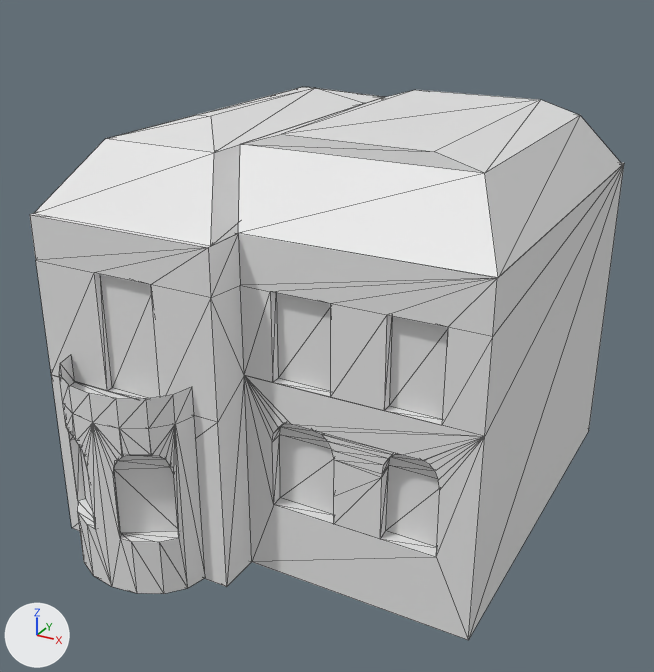
An edit to the glTF model assets/models/building/building.0.glb, drawn before and after from the same camera.
Both versions are drawn from a camera (50 mm lens) standing at (9.54, -18.36, 13.38) and looking at (-0.17, -0.71, 4.55). The lights are fixed; the arrows at lower left show +X, +Y and +Z. Mesh edges are drawn as thin lines. Vertices at the same position are counted once.
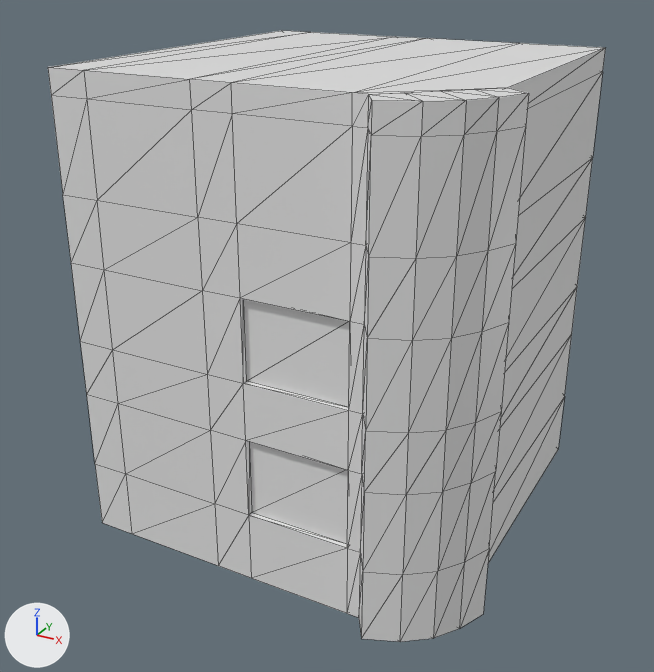
Commit message: Buildings updated

What differs and where, as boxes [x1, y1, x2, y2] in the pictures (654 x 672 px):
'Cube', reshaped, moved, rescaled (6% narrower, 10% taller): before [30, 87, 624, 640]; after [48, 31, 606, 642]
part 1 of me_cube_001, rebuilt (6% narrower, 28% taller): before [30, 163, 624, 640]; after [48, 31, 606, 642]
part 2 of me_cube_001, deleted: before [59, 355, 205, 594]
part 3 of me_cube_001, deleted: before [34, 87, 384, 246]
part 4 of me_cube_001, deleted: before [239, 90, 622, 278]

Edits to the bpy script that builds the scene:
```text
Add mat_material:
    mat_material = principled_material('Material')
    mat_material.base_color = (0.8, 0.8, 0.8)  # white #e7e7e7
    mat_material.roughness = 0.4
Change me_cube_001:
    used by ob_cube; location = (0.0, 0.99, 4.0)
    remove me_cube_001.from_pydata(...)  # 208 vertices, 399 faces; spans x -5.0..5.01, y -7.27..5.01, z -4.0..5.78
    add me_cube_001.from_pydata(...)  # 176 vertices, 376 faces; spans x -4.5..5.0, y -5.04..4.5, z -5.0..5.0
    me_cube_001 part 1: the loose piece of 99 vertices spanning x -5.0..5.0, y -6.02..5.0, z -4.0..4.0 is rebuilt with 176 vertices and now spans x -4.5..5.0, y -5.04..4.5, z -5.0..5.0, in mat_material (white #e7e7e7)
    me_cube_001 part 2: the loose piece of 83 vertices spanning x -4.29..-0.97, y -7.27..-6.01, z -3.99..0.89 is deleted
    me_cube_001 part 3: the loose piece of 14 vertices spanning x -4.98..-0.38, y -5.93..5.01, z 4.0..5.78 is deleted
    me_cube_001 part 4: the loose piece of 12 vertices spanning x -1.25..5.01, y -4.98..4.74, z 4.0..5.72 is deleted
    add me_cube_001.materials.append(mat_material)  # white #e7e7e7
Change ob_cube:
    ob_cube.location: (0.0, 0.99, 4.0) -> (0.0, 0.0, 5.5)
    ob_cube.scale: (1.0, 1.0, 1.0) -> (1.0, 1.0, 1.1)
```
